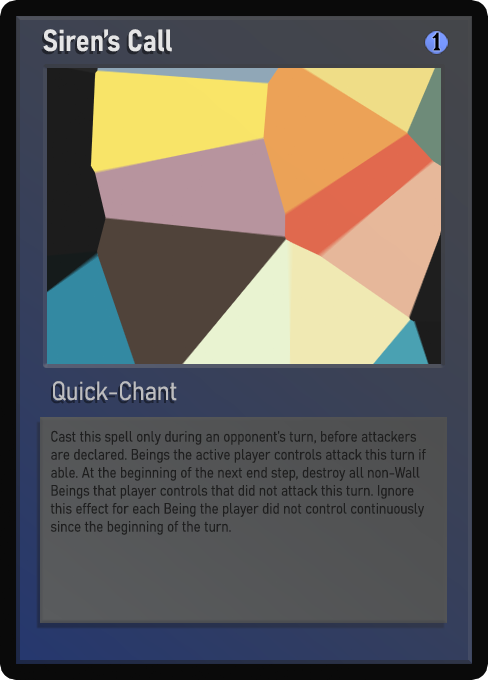
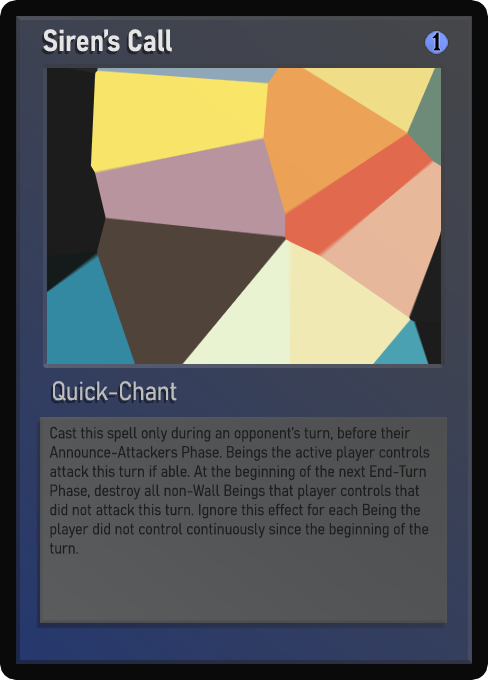
Two versions of the same layered image (488x680). Layer-by-layer changes:
renamed "Desc_smaller" to "Desc_small", hid it, moved it above "Desc_smaller", painted on it over bbox(49, 426, 429, 554)
renamed "Desc_small" to "Desc_smaller", showed it, painted on it over bbox(49, 426, 430, 554)
